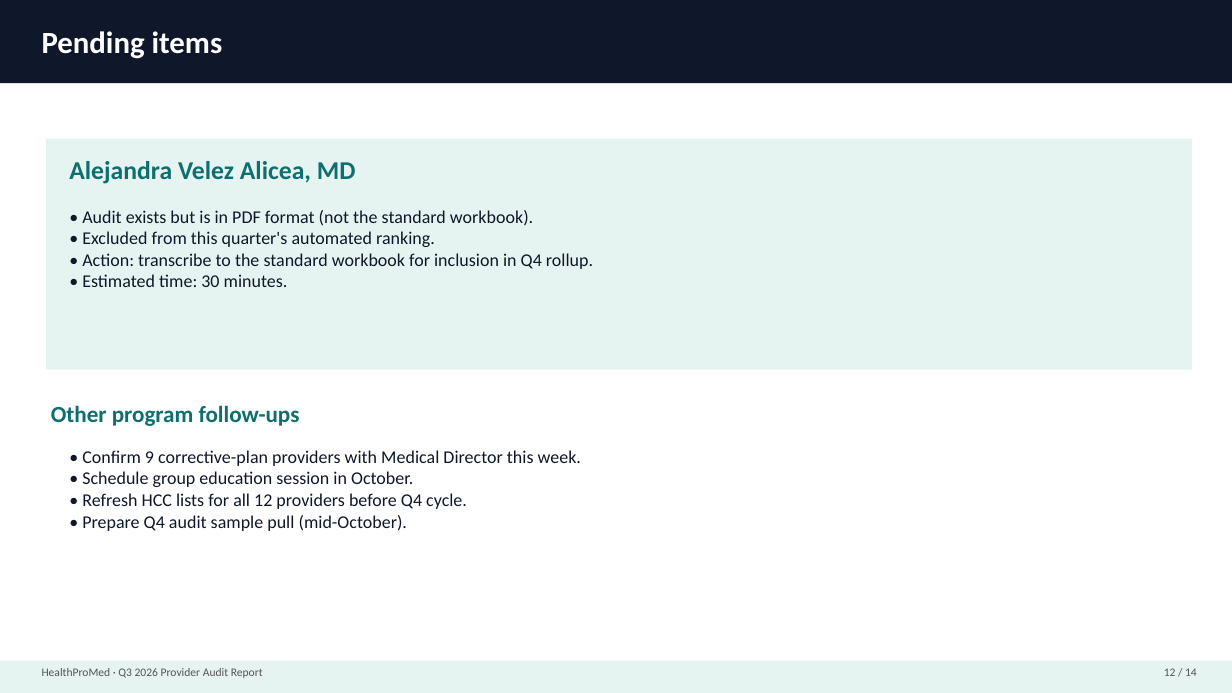
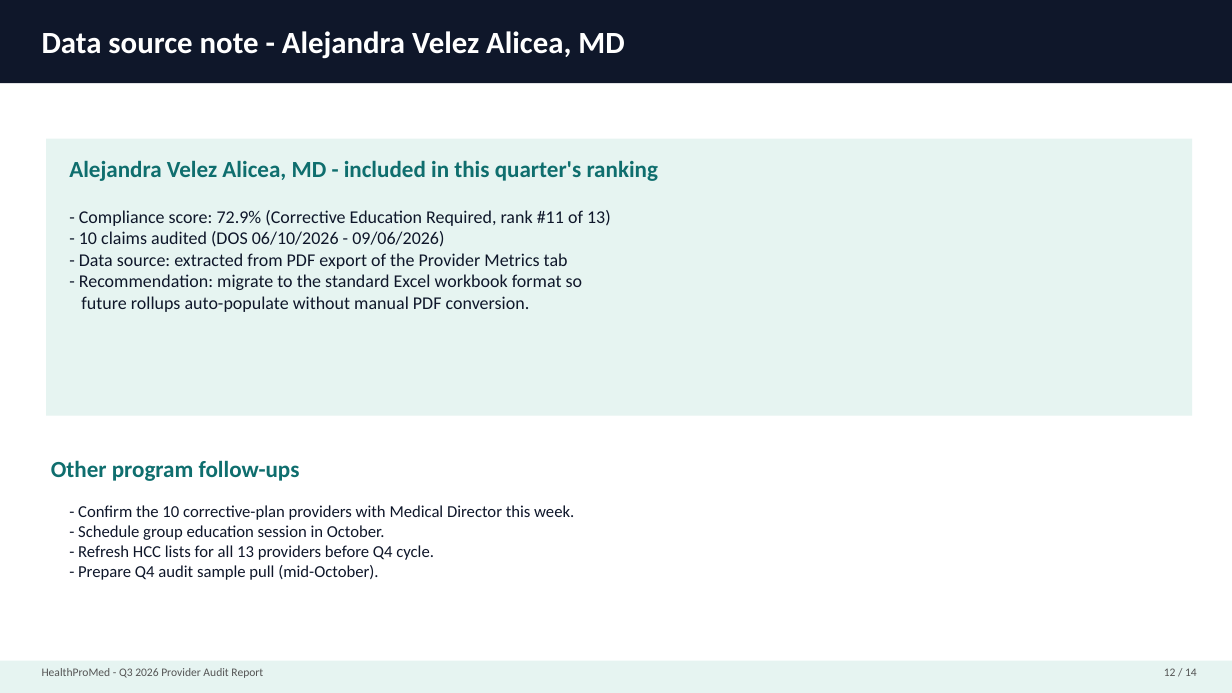
Before and after one commit to ericgalancrc-cmd/Revenue-MD, a slide deck: slide 12 of docs/Q3_2026_Provider_Audit_Report.pptx. Drawn at 1232x693 pixels with LibreOffice and Linux fonts; fonts in the diff are those of the drawing. Boxes give left, top, right and bottom in pixels: in the first picture for what was removed or moved away, otherwise in the second. Text is boxed around its words. In the diff, an @@ line names an element or a change of style, - is before the commit and + after.

```diff
--- a/docs/Q3_2026_Provider_Audit_Report.pptx
+++ b/docs/Q3_2026_Provider_Audit_Report.pptx
@@ text at (42, 31, 624, 59): text changed @@
-Pending items
+Data source note - Alejandra Velez Alicea, MD
@@ rectangle: place and size @@
-rectangle at (46, 139, 1192, 370)
+rectangle at (46, 139, 1192, 416)
@@ text at (69, 160, 659, 181): text changed; size 20 to 18 pt @@
-Alejandra Velez Alicea, MD
+Alejandra Velez Alicea, MD - included in this quarter's ranking
@@ text at (79, 210, 611, 312): text changed @@
-• Audit exists but is in PDF format (not the standard workbook).
-• Excluded from this quarter's automated ranking.
-• Action: transcribe to the standard workbook for inclusion in Q4 rollup.
-• Estimated time: 30 minutes.
+- Compliance score: 72.9% (Corrective Education Required, rank #11 of 13)
+- 10 claims audited (DOS 06/10/2026 - 09/06/2026)
+- Data source: extracted from PDF export of the Provider Metrics tab
+- Recommendation: migrate to the standard Excel workbook format so
+future rollups auto-populate without manual PDF conversion.
@@ text "Other program follow-ups": place and size @@
-text "Other program follow-ups" at (51, 405, 300, 426)
+text "Other program follow-ups" at (51, 460, 300, 481)
@@ text at (78, 505, 574, 580): text changed; size 14 to 13 pt @@
-• Confirm 9 corrective-plan providers with Medical Director this week.
-• Schedule group education session in October.
-• Refresh HCC lists for all 12 providers before Q4 cycle.
-• Prepare Q4 audit sample pull (mid-October).
+- Confirm the 10 corrective-plan providers with Medical Director this week.
+- Schedule group education session in October.
+- Refresh HCC lists for all 13 providers before Q4 cycle.
+- Prepare Q4 audit sample pull (mid-October).
@@ text at (42, 668, 263, 678): text changed @@
-HealthProMed · Q3 2026 Provider Audit Report
+HealthProMed - Q3 2026 Provider Audit Report
```
Also in this commit, not shown: 13 other slides changed, 1 other file.
